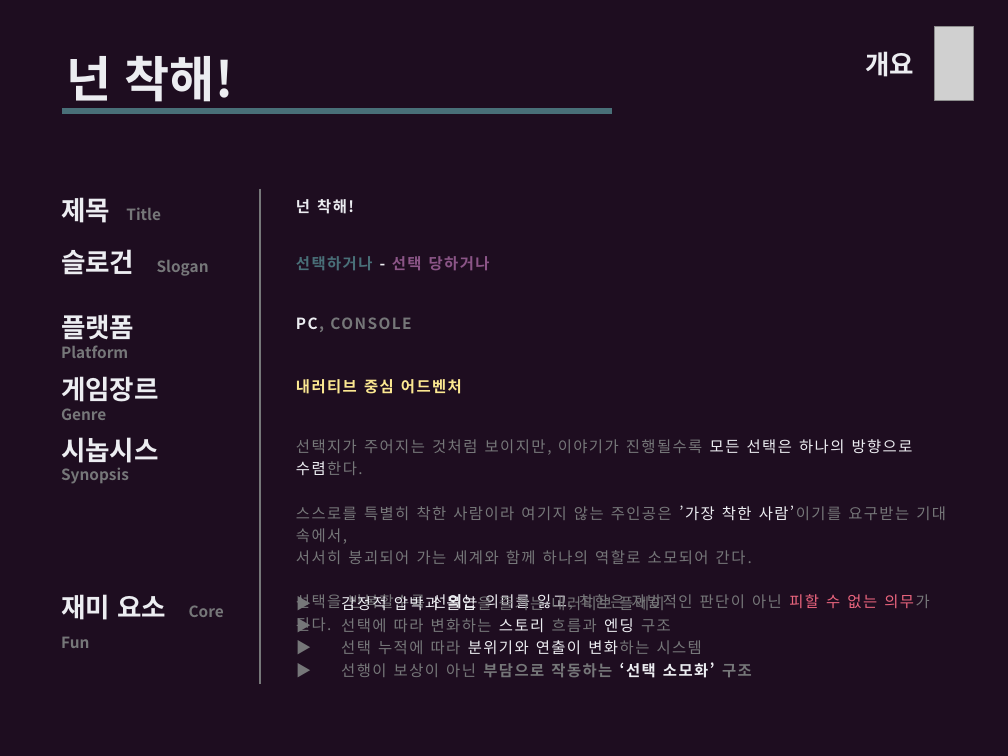
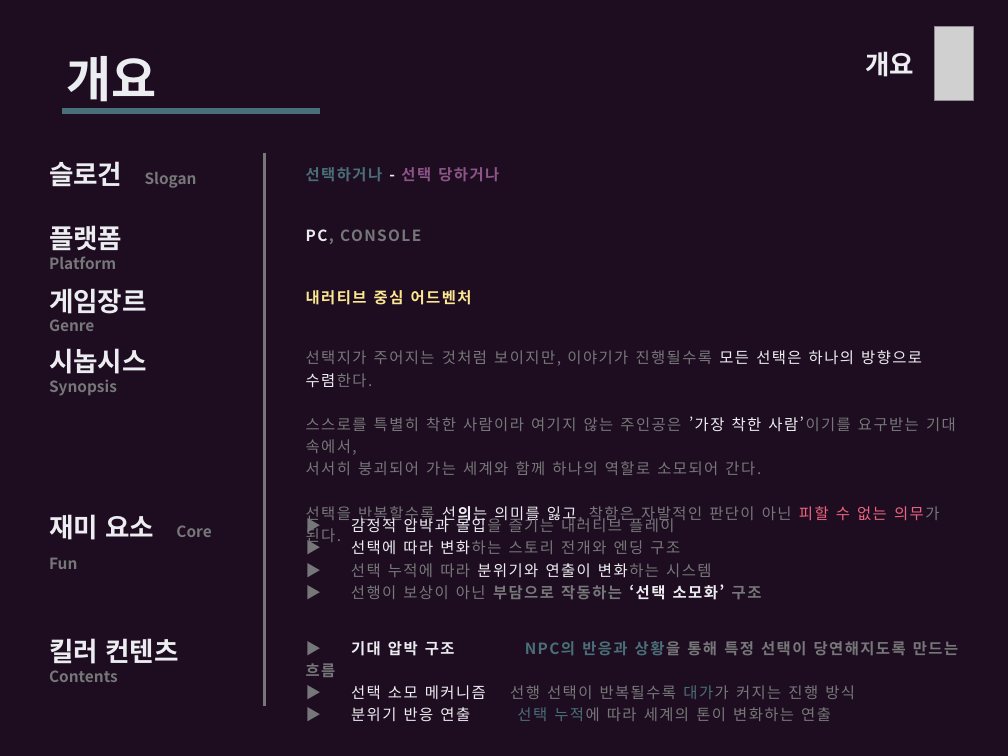
Before and after one commit to ysooj/Gihoek, a slide deck: slide 6 of reference_copying.pptx (slide 3 before the commit). Drawn at 1008x756 pixels with LibreOffice and Linux fonts; fonts in the diff are those of the drawing; grey boxes stand for pictures. Boxes give left, top, right and bottom in pixels: in the first picture for what was removed or moved away, otherwise in the second. Text is boxed around its words. In the diff, an @@ line names an element or a change of style, - is before the commit and + after.

Commit message:
(1.19) 표지 수정 및 개요 내용 수정

```diff
--- a/reference_copying.pptx
+++ b/reference_copying.pptx
@@ text at <box>66,56,156,109</box>: text changed @@
-넌 착해!
+개요
@@ line moved from (61, 111) - (612, 111) to (61, 111) - (320, 111) @@
@@ line moved from (260, 188) - (260, 684) to (264, 152) - (264, 706) @@
@@ text removed at <box>61,197,161,223</box> @@
-제목 Title
@@ text removed at <box>296,199,354,214</box> @@
-넌 착해!
@@ 4 texts: place and size @@
-4 texts at <box>61,249,209,484</box>
+4 texts at <box>49,161,197,396</box>
@@ 4 texts: place and size @@
-4 texts at <box>296,256,946,632</box>
+4 texts at <box>306,167,956,545</box>
@@ text "재미 요소 Core Fun" rewrapped from <box>61,594,224,620</box> to <box>49,514,211,569</box> @@
@@ text "▶ 감정적 압박과 몰입을 즐기는 ...": place and size @@
-text "▶ 감정적 압박과 몰입을 즐기는 ..." at <box>341,594,752,678</box>
+text "▶ 감정적 압박과 몰입을 즐기는 ..." at <box>351,516,762,600</box>
@@ text at <box>351,540,680,555</box>: text changed @@
-▶ 선택에 따라 변화하는 스토리 흐름과 엔딩 구조
+▶ 선택에 따라 변화하는 스토리 전개와 엔딩 구조
@@ text added at <box>49,638,178,682</box>, 11 pt, text #767779, bold @@
+킬러 컨텐츠 Contents
@@ text added at <box>351,641,958,721</box>, 11 pt, text #767779 @@
+▶ 기대 압박 구조 NPC의 반응과 상황을 통해 특정 선택이 당연해지도록 만드는 흐름
+▶ 선택 소모 메커니즘 선행 선택이 반복될수록 대가가 커지는 진행 방식
+▶ 분위기 반응 연출 선택 누적에 따라 세계의 톤이 변화하는 연출
```
Also in this commit, not shown: 2 other slides changed, 3 slides added, 22 other files.
